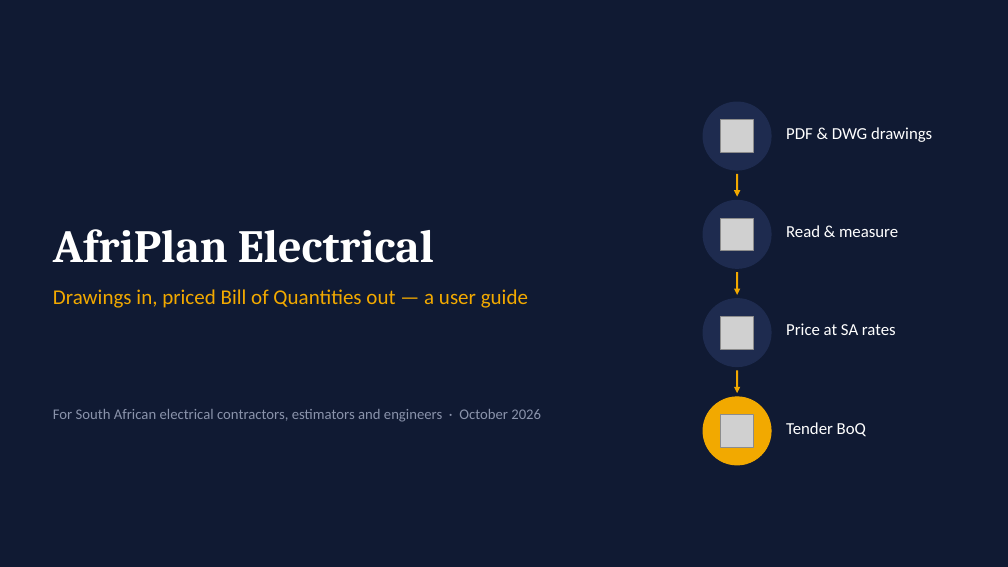
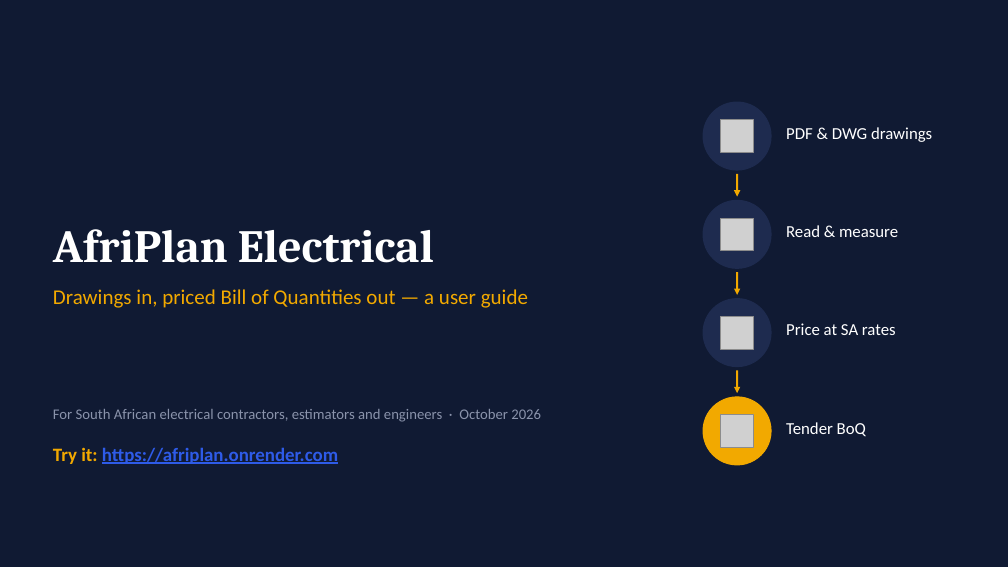
Before and after one commit to Jonathan-Lukwichi/afriplan-ai, a slide deck: slide 1 of docs/presentation/AfriPlan_User_Guide.pptx. Drawn at 1008x567 pixels with LibreOffice and Linux fonts; fonts in the diff are those of the drawing; grey boxes stand for pictures. Boxes give left, top, right and bottom in pixels: in the first picture for what was removed or moved away, otherwise in the second. Text is boxed around its words. In the diff, an @@ line names an element or a change of style, - is before the commit and + after.

```diff
--- a/docs/presentation/AfriPlan_User_Guide.pptx
+++ b/docs/presentation/AfriPlan_User_Guide.pptx
@@ text added at bbox=[53, 447, 338, 464], 18 pt, text #2E5BE8, bold, underline @@
+Try it: https://afriplan.onrender.com
```
Also in this commit, not shown: 5 other slides changed, 6 slides added, 2 other files.
